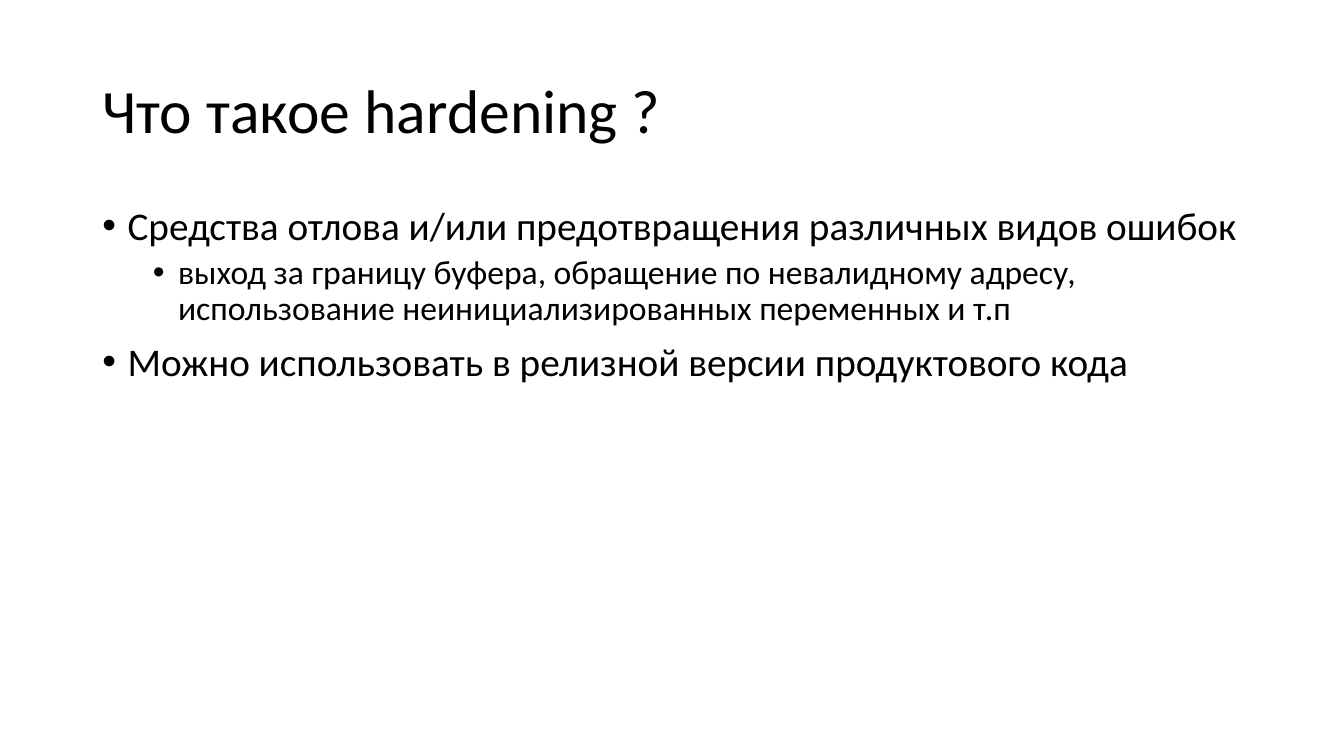
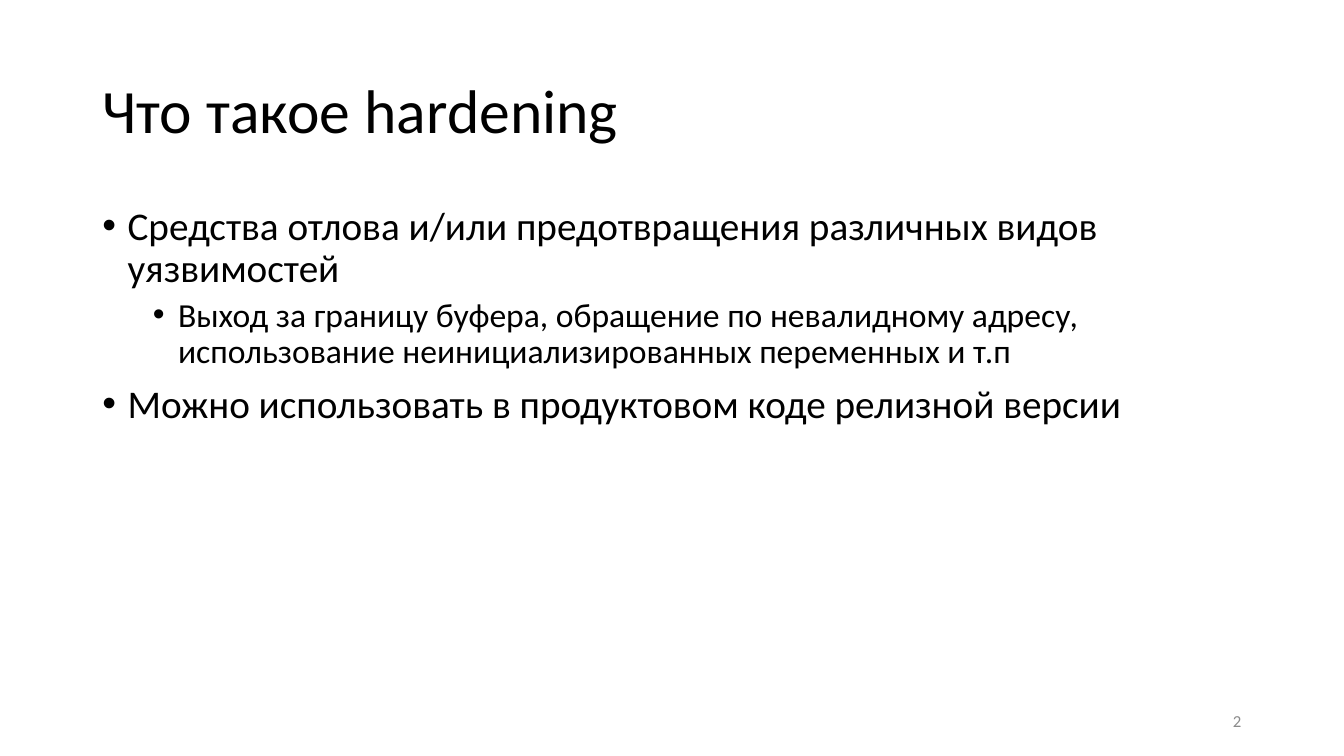
Before and after one commit to yugr/slides, a slide deck: slide 2 of CppZeroCost/2025/Rusyaev/hardening_v1.pptx. Drawn at 1344x756 pixels with LibreOffice and Linux fonts; fonts in the diff are those of the drawing. Boxes give left, top, right and bottom in pixels: in the first picture for what was removed or moved away, otherwise in the second. Text is boxed around its words. In the diff, an @@ line names an element or a change of style, - is before the commit and + after.

```diff
--- a/CppZeroCost/2025/Rusyaev/hardening_v1.pptx
+++ b/CppZeroCost/2025/Rusyaev/hardening_v1.pptx
@@ text at (128, 212, 1121, 425): text changed @@
-• Средства отлова и/или предотвращения различных видов ошибок
-  • выход за границу буфера, обращение по невалидному адресу, использование неинициализированных переменных и т.п
-• Можно использовать в релизной версии продуктового кода
+• Средства отлова и/или предотвращения различных видов уязвимостей
+  • Выход за границу буфера, обращение по невалидному адресу, использование неинициализированных переменных и т.п
+• Можно использовать в продуктовом коде релизной версии
@@ page number added at (1233, 716, 1241, 727), 12 pt, text #8C8C8C @@
+2
```
Also in this commit, not shown: 27 other slides changed, 2 slides added, 1 other file.
